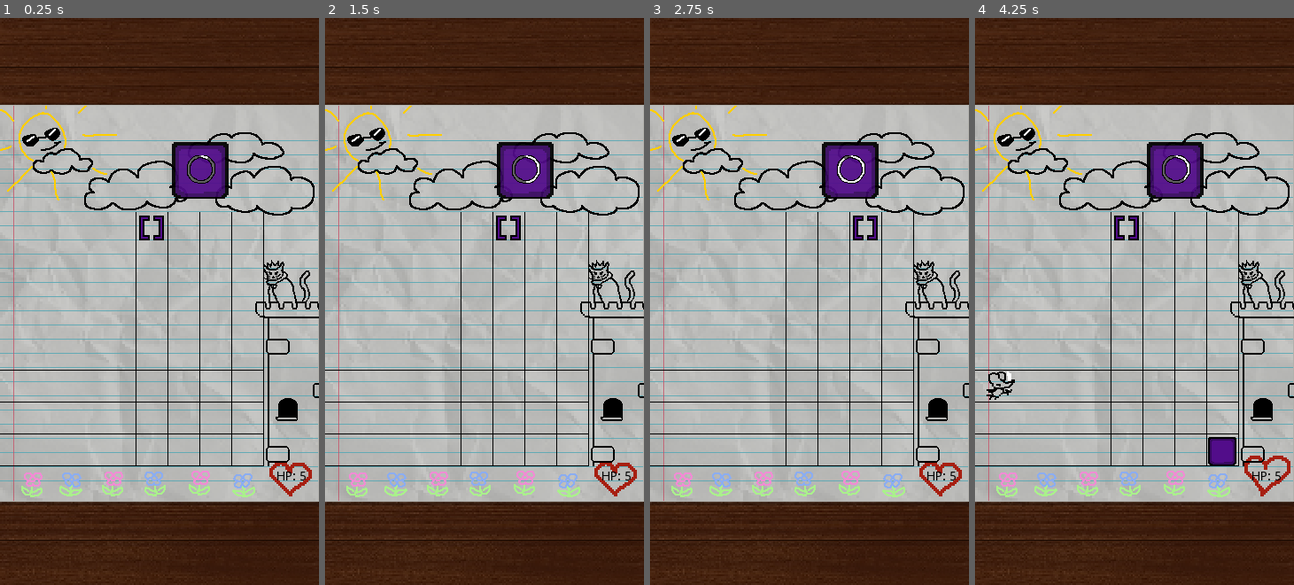
Above: before the commit, frames 1-4 (left to right).
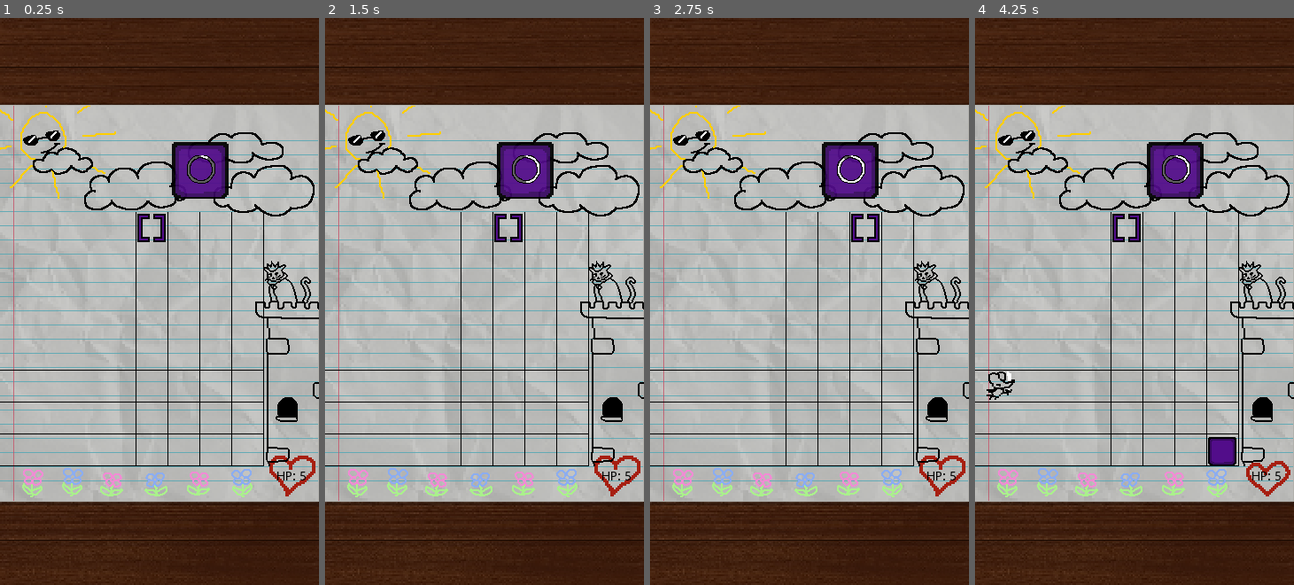
Above: after the commit, the same moments.

Repository: Sleeping-Robot-Games/Doodle-Defense
Game: Godot game, scene res://scenes/Game.tscn
Two runs of this game, one before a commit and one after it. Both use one fixed random seed, a clock stepped at 60 frames per second and the inputs below.
Inputs (mouse positions are in pixels of both pictures, inside the frame that each line leads up to):
- Up to frame 1 (0.25 s): no input
- Up to frame 2 (1.5 s): click (478, 341) at 0.5 s; click (506, 341) at 1.25 s
- Up to frame 3 (2.75 s): click (866, 341) at 2 s
- Up to frame 4 (4.25 s): click (1223, 341) at 2.75 s; click (1128, 341) at 3.5 s

The runs differ from the first frame. In frame 1, 2.9% of the frame differs, in the area x 0-100%, y 15-85%; in frame 2, 2.9%; in frame 3, 2.9%; in frame 4, 3.0%.

Commit message:
death anim

Diff:
--- a/scenes/Block.tscn
+++ b/scenes/Block.tscn
@@ -8,7 +8,7 @@
 [sub_resource type="Animation" id=2]
 length = 0.001
 tracks/0/type = "value"
-tracks/0/path = NodePath("Sprite:frame")
+tracks/0/path = NodePath(".:frame")
 tracks/0/interp = 1
 tracks/0/loop_wrap = true
 tracks/0/imported = false
--- a/scenes/Enemy.tscn
+++ b/scenes/Enemy.tscn
@@ -21,7 +21,6 @@
 [sub_resource type="Animation" id=6]
 resource_name = "airDeath"
 length = 0.2
-loop = true
 tracks/0/type = "value"
 tracks/0/path = NodePath(".:frame")
 tracks/0/interp = 1
@@ -71,7 +70,6 @@
 [sub_resource type="Animation" id=7]
 resource_name = "groundDeath"
 length = 0.2
-loop = true
 tracks/0/type = "value"
 tracks/0/path = NodePath(".:frame")
 tracks/0/interp = 1
--- a/scenes/Game.tscn
+++ b/scenes/Game.tscn
@@ -134,65 +134,65 @@
 [node name="Doodles" type="AnimatedSprite" parent="Background"]
 position = Vector2( -144, 205 )
 frames = SubResource( 1 )
-frame = 1
 playing = true
 
 [node name="Flower2" type="AnimatedSprite" parent="Background/Doodles"]
 position = Vector2( 45, -1 )
 frames = SubResource( 2 )
-frame = 1
 playing = true
 
 [node name="Flower6" type="AnimatedSprite" parent="Background/Doodles"]
 position = Vector2( 238, 0 )
 frames = SubResource( 2 )
-frame = 1
 playing = true
 flip_h = true
 
 [node name="Flower3" type="AnimatedSprite" parent="Background/Doodles"]
 position = Vector2( 91, -1 )
 frames = SubResource( 3 )
+frame = 1
 playing = true
 
 [node name="Flower4" type="AnimatedSprite" parent="Background/Doodles"]
 position = Vector2( 139, -1 )
 frames = SubResource( 4 )
+frame = 1
 playing = true
 flip_h = true
 
 [node name="Flower5" type="AnimatedSprite" parent="Background/Doodles"]
 position = Vector2( 189, -2 )
 frames = SubResource( 5 )
+frame = 1
 playing = true
 
 [node name="Heart" type="AnimatedSprite" parent="Background/Doodles"]
 position = Vector2( 294, -13 )
 scale = Vector2( 2, 2 )
 frames = SubResource( 6 )
-frame = 2
+frame = 1
 playing = true
 
 [node name="Clouds" type="AnimatedSprite" parent="Background/Doodles"]
 position = Vector2( 144, -347 )
 frames = SubResource( 9 )
-frame = 1
 playing = true
 
 [node name="Sun" type="AnimatedSprite" parent="Background/Doodles"]
 position = Vector2( 25, -383 )
 frames = SubResource( 11 )
+frame = 1
 playing = true
 
 [node name="Cat" type="AnimatedSprite" parent="Background"]
 position = Vector2( 146, -30 )
 frames = SubResource( 7 )
+frame = 1
 playing = true
 
 [node name="Tower" type="AnimatedSprite" parent="Background"]
 position = Vector2( 148, 93 )
 frames = SubResource( 8 )
-frame = 1
 playing = true
 
 [node name="IncomingBlock" parent="." instance=ExtResource( 24 )]
@@ -236,6 +236,7 @@
 position = Vector2( 171, 237 )
 scale = Vector2( 2, 2 )
 frames = SubResource( 10 )
+frame = 1
 playing = true
 
 [node name="Blocks" type="Node2D" parent="."]
--- a/scripts/Enemy.gd
+++ b/scripts/Enemy.gd
@@ -29,16 +29,20 @@
 func play_attack_animation():
 	$Sprite/AnimationPlayer.play(type + "Hit")
 
+func play_death_animation():
+	$Sprite/AnimationPlayer.play(type + 'Death')
+
 func _on_SquishTimer_timeout():
 	boom()
 
 func boom():
-	# TODO: play animation
-	queue_free()
+	play_death_animation()
 
 func _on_AnimationPlayer_animation_finished(anim_name):
 	if 'Hit' in anim_name:
 		play_move_animation()
+	if 'Death' in anim_name:
+		queue_free()
 
 
 func _on_Unfreeze_timeout():
--- a/scripts/Game.gd
+++ b/scripts/Game.gd
@@ -52,7 +52,7 @@
 	$Selector.modulate = colors[spawn_color]
 	$BlockProgress/Tween1.interpolate_property($BlockProgress, 'value', 0, 50, SPAWN_TIME / 2, Tween.TRANS_LINEAR, Tween.EASE_IN_OUT)
 	$BlockProgress/Tween1.start()
-	# enemy_phase()
+	# enemy_phase() # Doesn't work because rats move at the same time as drops and "dodge but doesn't look like it
 
 func _on_BlockProgressTween1_tween_all_completed():
 	$BlockProgress/Tween2.interpolate_property($BlockProgress, 'value', 50, 100, SPAWN_TIME / 2, Tween.TRANS_LINEAR, Tween.EASE_IN_OUT)
@@ -241,6 +241,7 @@
 				and not enemies_that_attacked.has(Vector2(x,y-1)) \
 				and not enemies_that_moved.has(Vector2(x,y-1)):
 					node_refs[x][y] = node_refs[x][y-1]
+					# See comment on line 55
 #					if node_refs[x][y].frozen:
 #						break
 					grid[x][y] = -1
